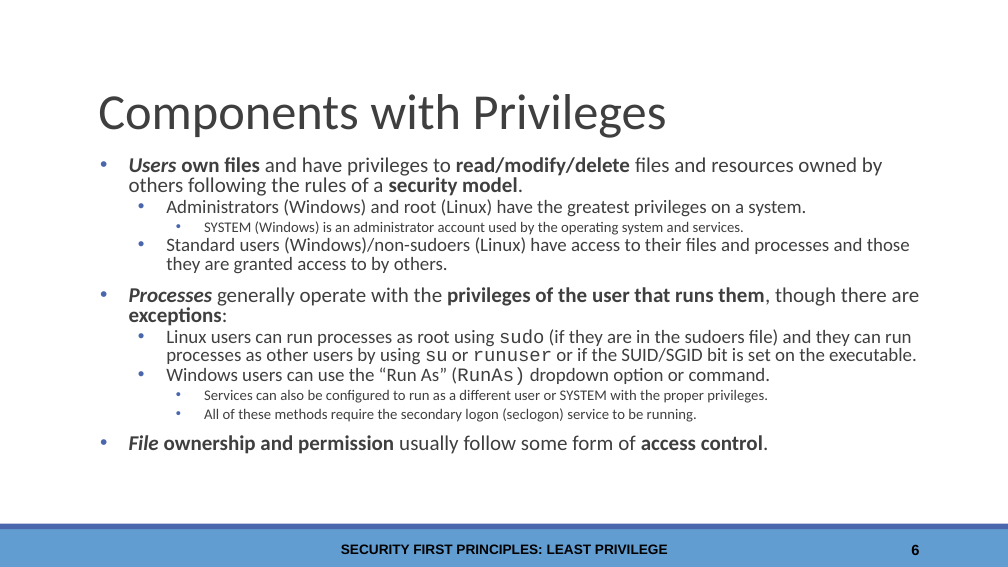
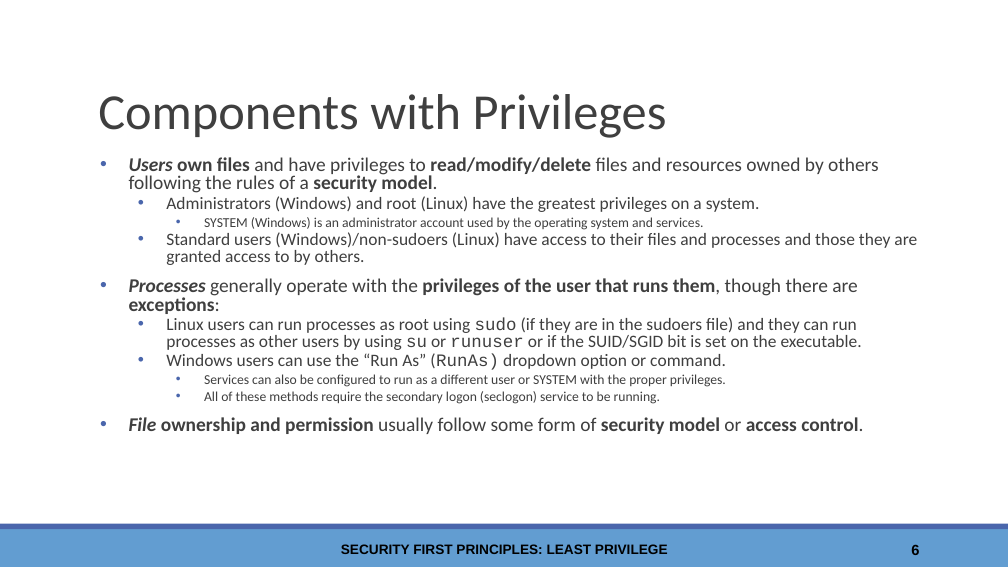
Before and after one commit to wwt9829/csc840-securityfirst, a slide deck: slide 6 of Least Privilege - Slides.pptx. Drawn at 1008x567 pixels with LibreOffice and Linux fonts; fonts in the diff are those of the drawing; background and template pictures are left out. Boxes give left, top, right and bottom in pixels: in the first picture for what was removed or moved away, otherwise in the second. Text is boxed around its words. In the diff, an @@ line names an element or a change of style, - is before the commit and + after.

```diff
--- a/Least Privilege - Slides.pptx
+++ b/Least Privilege - Slides.pptx
@@ text at box(129, 157, 917, 404): size 20 to 18.5 pt in "Users own files and have privileges to ...", "Processes generally operate with the privileges of ..."; size 18 to 16.6 pt in "Administrators (Windows) and root (Linux) have the ...", "Standard users (Windows)/non-sudoers (Linux) have access to ...", "Linux users can run processes as root ...", "Windows users can use the “Run As” ..."; size 14 to 12.9 pt in "SYSTEM (Windows) is an administrator account used ...", "Services can also be configured to run ...", "All of these methods require the secondary ..." @@
@@ text at box(129, 417, 863, 434): text changed; size 20 to 18.5 pt @@
-• File ownership and permission usually follow some form of access control.
+• File ownership and permission usually follow some form of security model or access control.
```
Also in this commit, not shown: 11 other slides changed.
